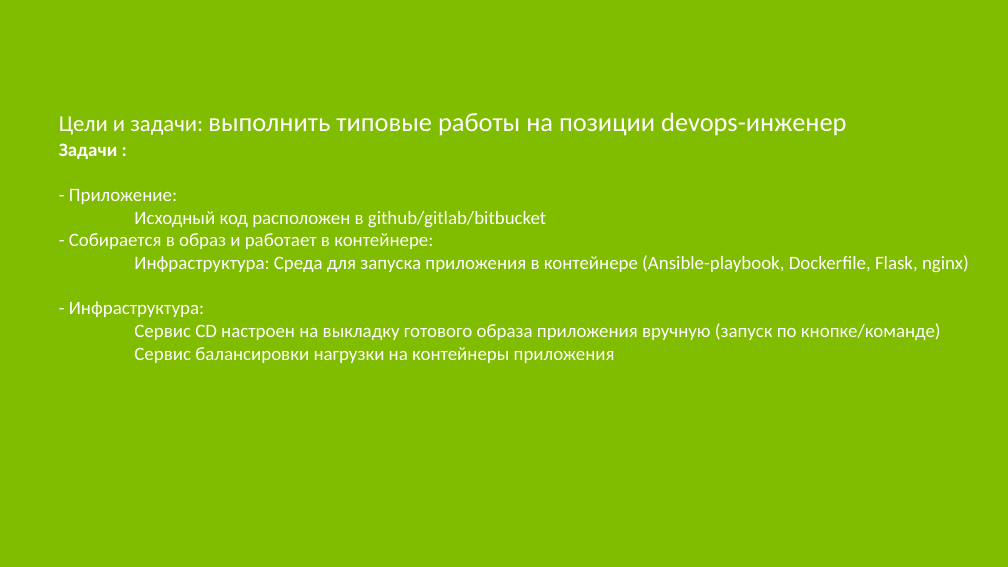
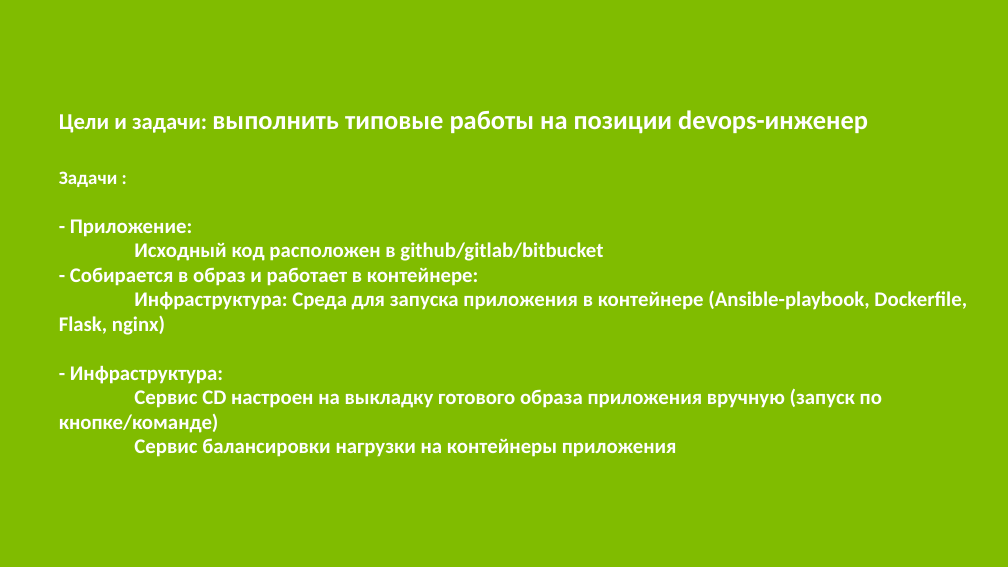
Before and after one commit to Ekarry/ItogProgectInno, a slide deck: slide 2 of Презентация_к_итоговой_аттестации.pptx. Drawn at 1008x567 pixels with LibreOffice and Linux fonts; fonts in the diff are those of the drawing. Boxes give left, top, right and bottom in pixels: in the first picture for what was removed or moved away, otherwise in the second. Text is boxed around its words. In the diff, an @@ line names an element or a change of style, - is before the commit and + after.

```diff
--- a/Презентация_к_итоговой_аттестации.pptx
+++ b/Презентация_к_итоговой_аттестации.pptx
@@ title "Цели и задачи: выполнить типовые ..." at (59, 110, 967, 457): size 18 to 19.8 pt in "- Приложение: Исходный код расположен в github/gitlab/bitbuc ..."; bold on; line spacing 1 to 0.98 @@
```
Also in this commit, not shown: 1 other slide changed, 1 slide added, 1 slide removed, 1 other file.
